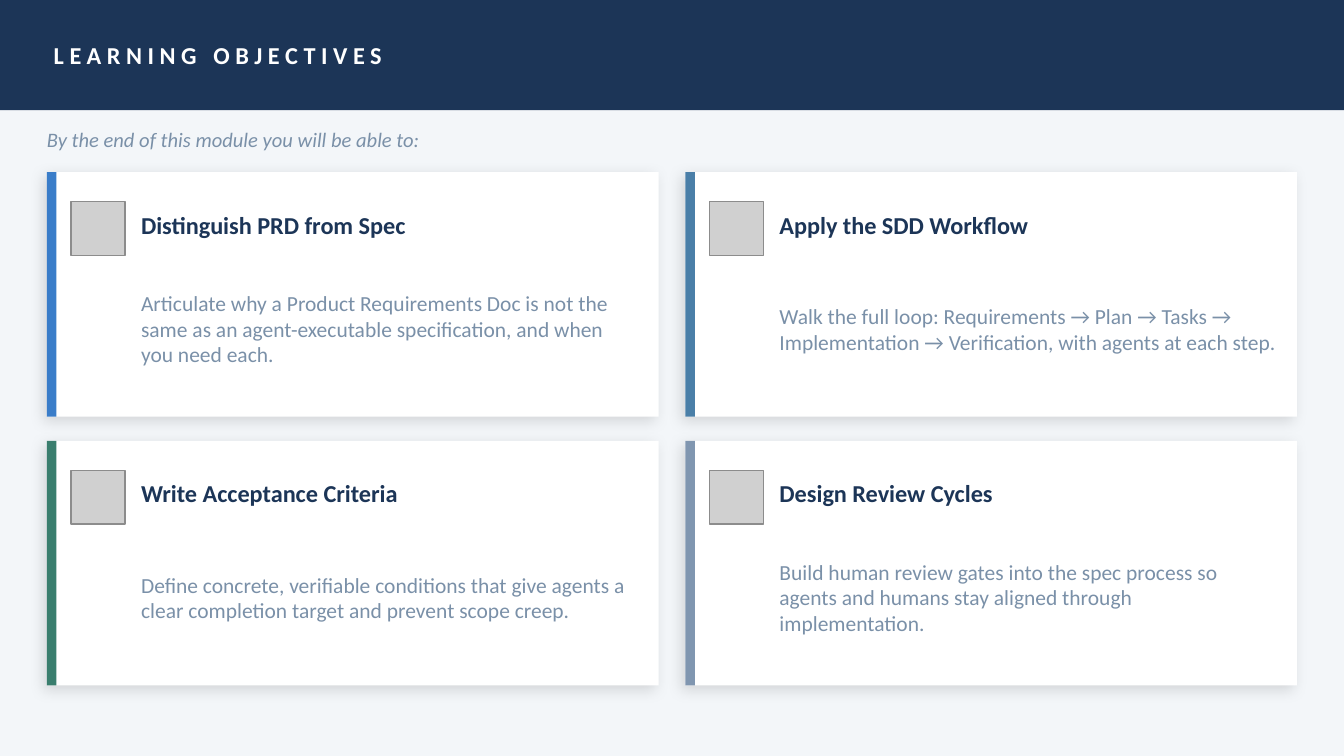
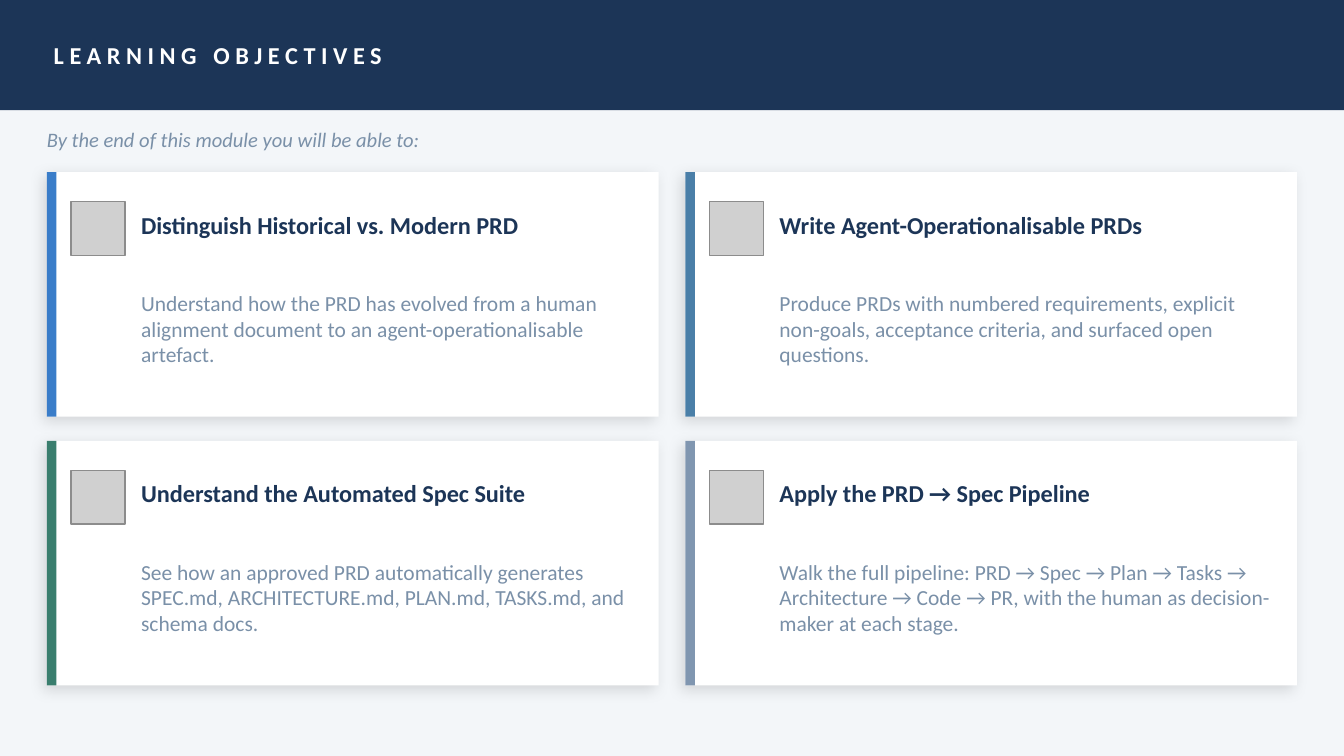
Before and after one commit to stainedhead/agentic-dev-training, a slide deck: slide 2 of slides/Module_04_SDD_PRDs.pptx. Drawn at 1344x756 pixels with LibreOffice and Linux fonts; fonts in the diff are those of the drawing; grey boxes stand for pictures. Boxes give left, top, right and bottom in pixels: in the first picture for what was removed or moved away, otherwise in the second. Text is boxed around its words. In the diff, an @@ line names an element or a change of style, - is before the commit and + after.

```diff
--- a/slides/Module_04_SDD_PRDs.pptx
+++ b/slides/Module_04_SDD_PRDs.pptx
@@ text at box(141, 217, 518, 238): text changed @@
-Distinguish PRD from Spec
+Distinguish Historical vs. Modern PRD
@@ text at box(779, 217, 1142, 238): text changed @@
-Apply the SDD Workflow
+Write Agent-Operationalisable PRDs
@@ text at box(141, 296, 597, 362): text changed @@
-Articulate why a Product Requirements Doc is not the same as an agent-executable specification, and when you need each.
+Understand how the PRD has evolved from a human alignment document to an agent-operationalisable artefact.
@@ text at box(779, 296, 1235, 366): text changed @@
-Walk the full loop: Requirements → Plan → Tasks → Implementation → Verification, with agents at each step.
+Produce PRDs with numbered requirements, explicit non-goals, acceptance criteria, and surfaced open questions.
@@ text at box(141, 485, 526, 506): text changed @@
-Write Acceptance Criteria
+Understand the Automated Spec Suite
@@ text at box(779, 485, 1090, 506): text changed @@
-Design Review Cycles
+Apply the PRD → Spec Pipeline
@@ text at box(141, 565, 624, 631): text changed @@
-Define concrete, verifiable conditions that give agents a clear completion target and prevent scope creep.
+See how an approved PRD automatically generates SPEC.md, ARCHITECTURE.md, PLAN.md, TASKS.md, and schema docs.
@@ text at box(779, 565, 1270, 635): text changed @@
-Build human review gates into the spec process so agents and humans stay aligned through implementation.
+Walk the full pipeline: PRD → Spec → Plan → Tasks → Architecture → Code → PR, with the human as decision-maker at each stage.
```
Also in this commit, not shown: 2 other slides changed, 9 slides added, 9 slides removed, 15 other files.
